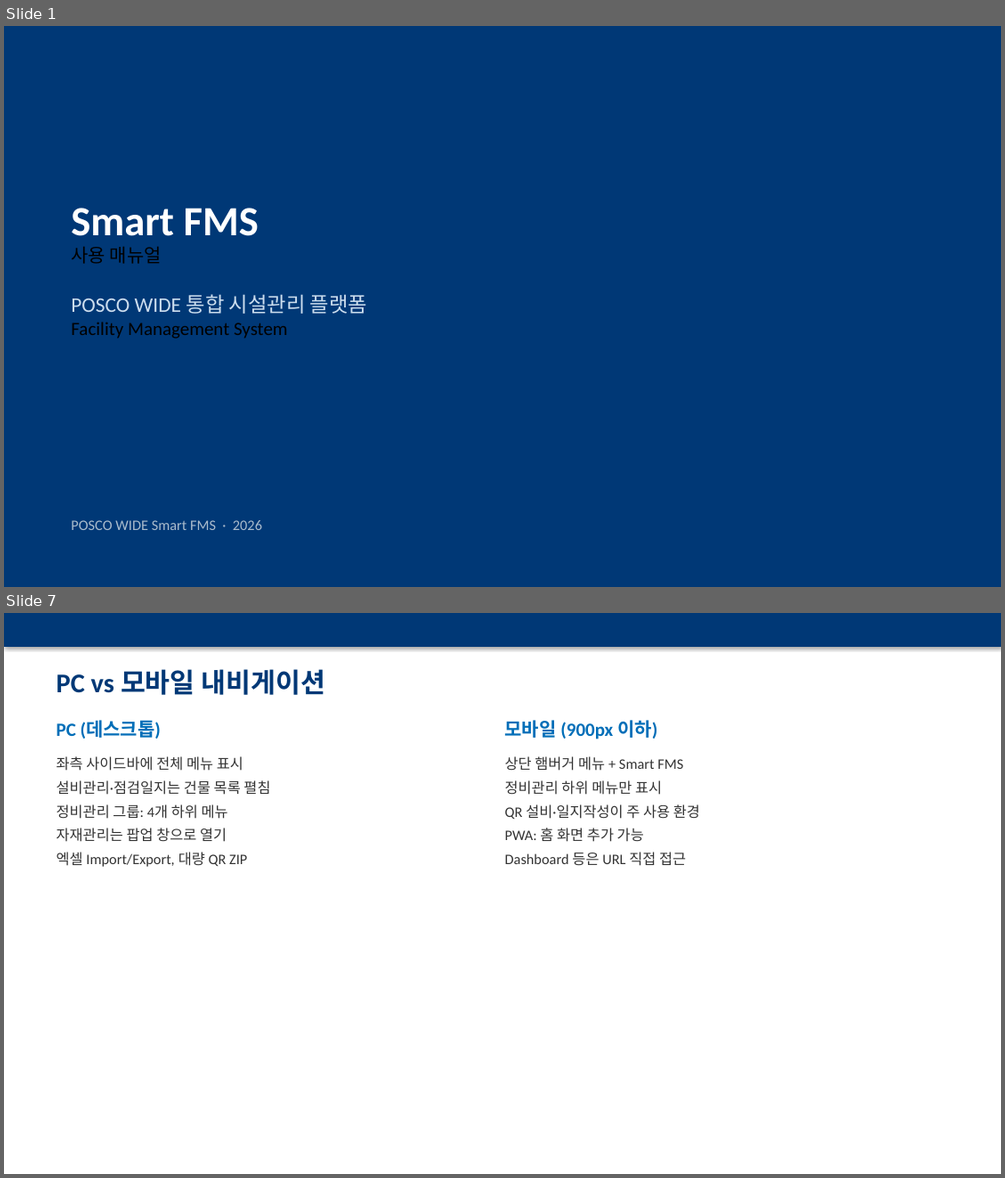
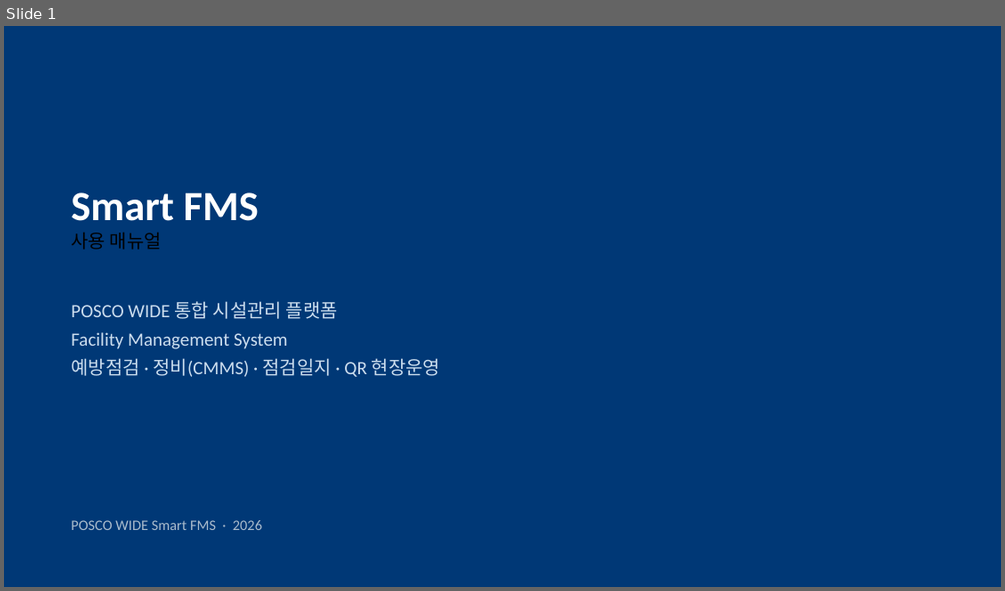
Before and after one commit to hongkiryong-ux/smart-fms, a slide deck: docs/Smart_FMS_사용매뉴얼.pptx. Shown one above the other, each under a label of ours: slides 1 and 7 before the commit, slide 1 after it; the slides between them are not shown. The pictures are 1005x1178 and 1005x591 pixels, drawn with LibreOffice and Linux fonts; fonts in the diff are those of the drawing. Boxes give left, top, right and bottom in pixels: in the first picture for what was removed or moved away, otherwise in the second. Text is boxed around its words. In the diff, an @@ line names an element or a change of style, - is before the commit and + after.

```diff
--- a/docs/Smart_FMS_사용매뉴얼.pptx
+++ b/docs/Smart_FMS_사용매뉴얼.pptx
@@ slide 7 removed at box(4, 613, 1001, 1174), background #FFFFFF @@
@@ rectangle removed at box(4, 613, 1001, 647) @@
@@ text removed at box(57, 669, 326, 695) @@
-PC vs 모바일 내비게이션
@@ text removed at box(57, 721, 161, 738) @@
-PC (데스크톱)
@@ text removed at box(505, 720, 657, 739) @@
-모바일 (900px 이하)
@@ text removed at box(57, 756, 270, 867) @@
-좌측 사이드바에 전체 메뉴 표시
-설비관리·점검일지는 건물 목록 펼침
-정비관리 그룹: 4개 하위 메뉴
-자재관리는 팝업 창으로 열기
-엑셀 Import/Export, 대량 QR ZIP
@@ text removed at box(505, 756, 700, 866) @@
-상단 햄버거 메뉴 + Smart FMS
-정비관리 하위 메뉴만 표시
-QR 설비·일지작성이 주 사용 환경
-PWA: 홈 화면 추가 가능
-Dashboard 등은 URL 직접 접근
@@ slide 1 changed as well @@
@@ text "Smart FMS": place and size @@
-text "Smart FMS" at box(71, 208, 259, 264)
+text "Smart FMS" at box(71, 192, 259, 249)
@@ text "POSCO WIDE 통합 시설관리 플랫폼": place and size @@
-text "POSCO WIDE 통합 시설관리 플랫폼" at box(71, 294, 367, 338)
+text "POSCO WIDE 통합 시설관리 플랫폼" at box(71, 301, 440, 377)
@@ text at box(71, 301, 338, 349): size 20 to 18 pt in "POSCO WIDE 통합 시설관리 플랫폼"; text colour #000000 to #CCDDEE in "Facility Management System"; more space between paragraphs @@
@@ text at box(71, 358, 440, 377): paragraph added @@
+예방점검 · 정비(CMMS) · 점검일지 · QR 현장운영
```
Also in this commit, not shown: 9 other slides changed, 4 slides added, 18 other slides removed, 1 other file.
